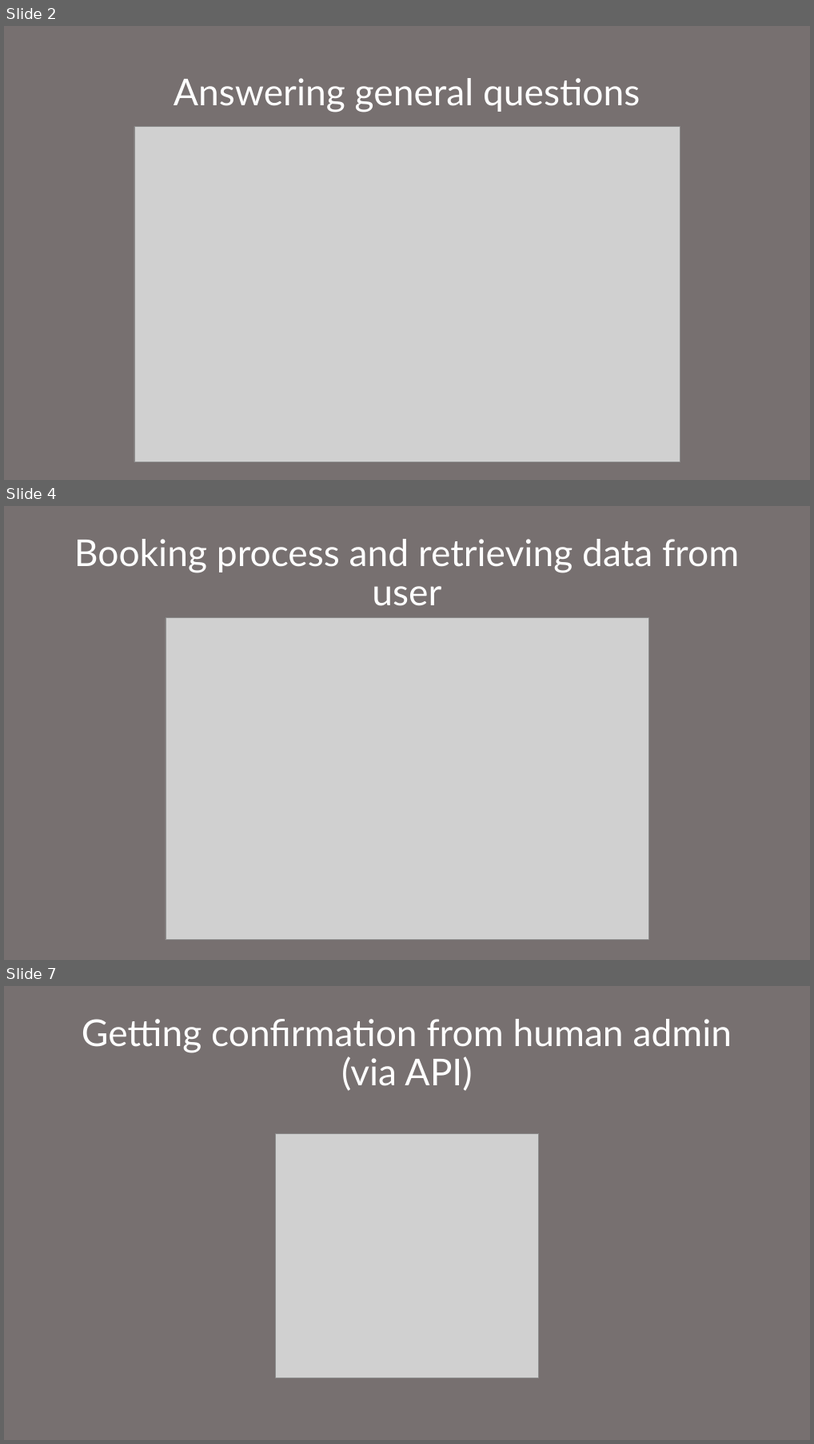
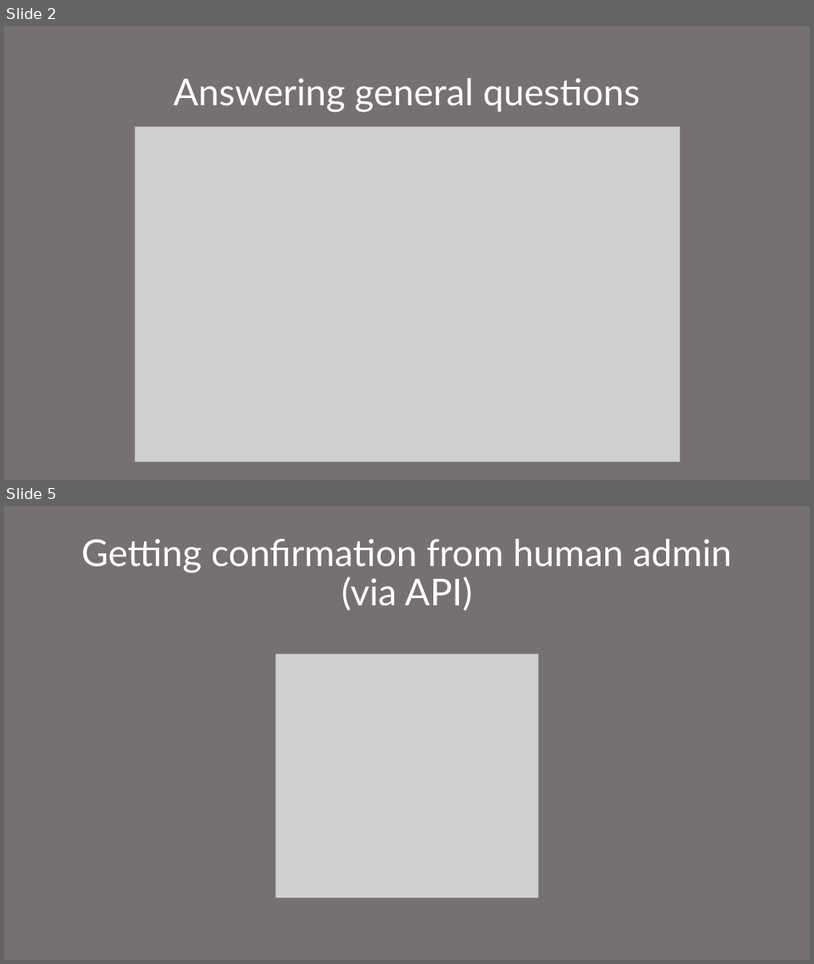
Before and after one commit to eduardkovalchuk/parking-reservation-bot, a slide deck: quick-presentation.pptx. Shown one above the other, each under a label of ours: slides 2, 4 and 7 before the commit, slides 2 and 5 after it; the slides between them are not shown. The pictures are 814x1444 and 814x964 pixels, drawn with LibreOffice and Linux fonts; fonts in the diff are those of the drawing; grey boxes stand for pictures. Boxes give left, top, right and bottom in pixels: in the first picture for what was removed or moved away, otherwise in the second. Text is boxed around its words. In the diff, an @@ line names an element or a change of style, - is before the commit and + after.

```diff
--- a/quick-presentation.pptx
+++ b/quick-presentation.pptx
@@ slide 4 removed at bbox=[4, 506, 810, 960], background #777070 @@
@@ title removed at bbox=[74, 539, 739, 606] @@
-Booking process and retrieving data from user
@@ picture removed at bbox=[166, 618, 649, 940] @@
@@ what was slide 7 is now slide 5 @@
```
Also in this commit, not shown: 6 slides changed, 1 slide added, 1 other slide removed.
